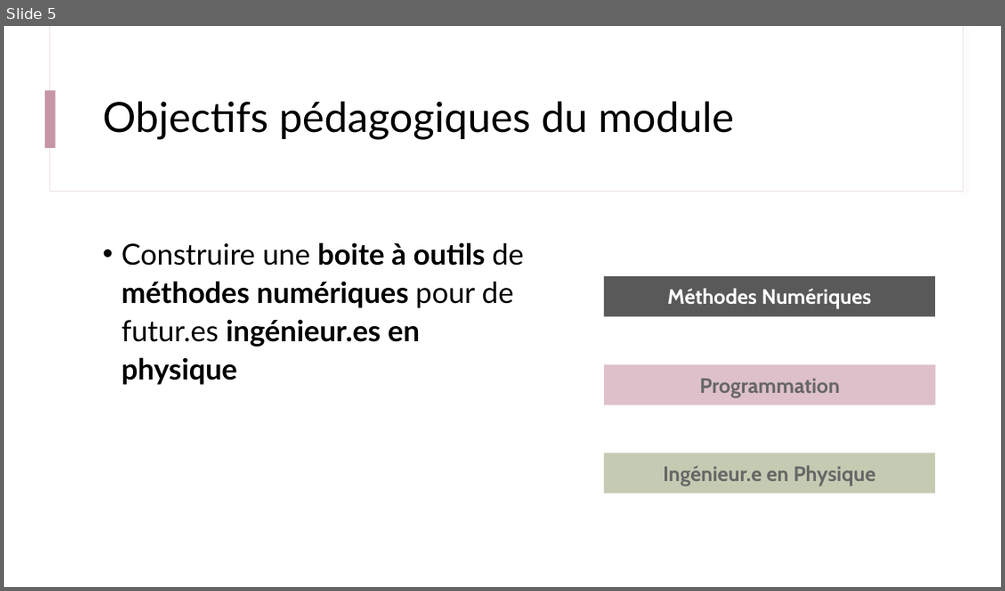
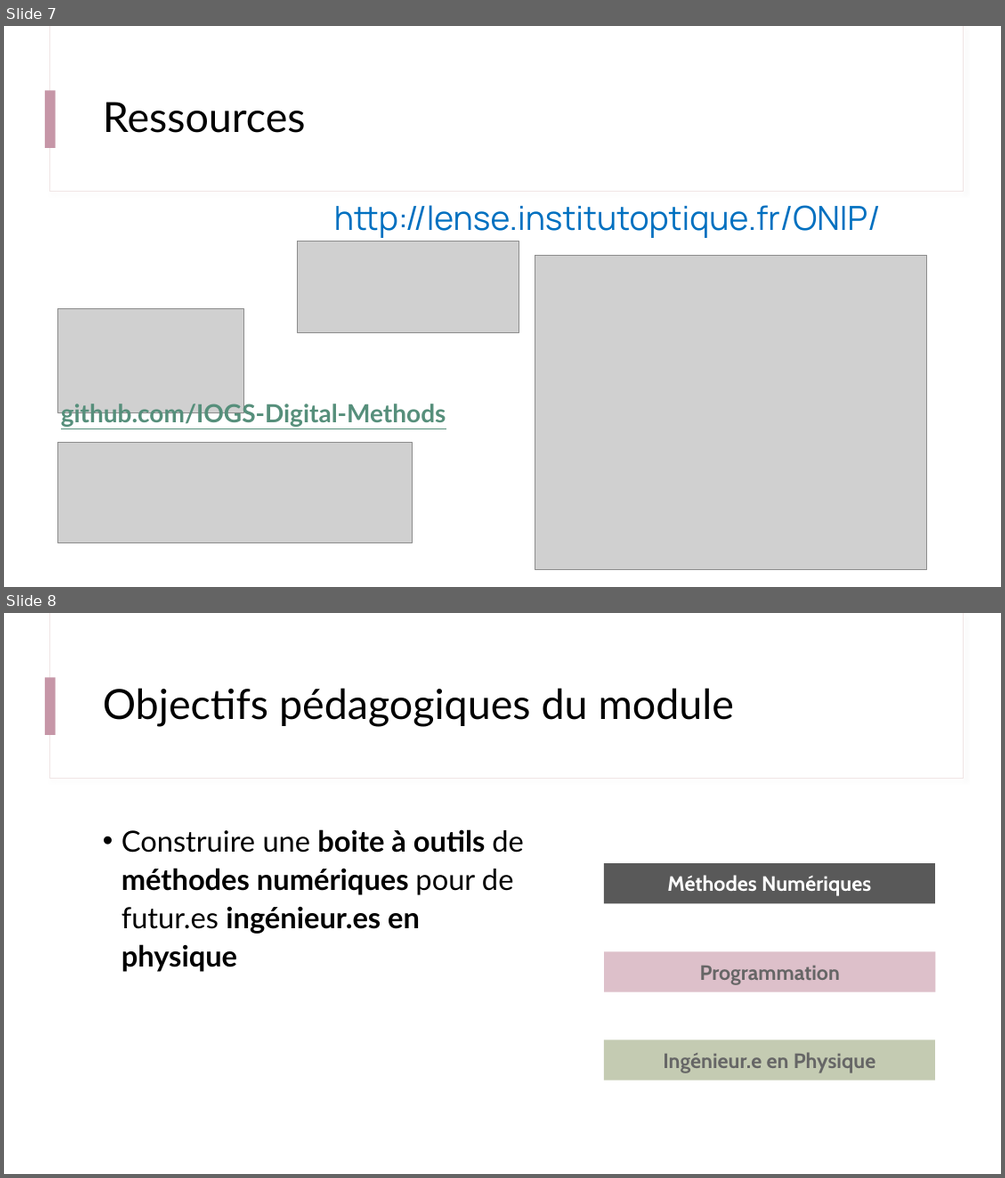
Before and after one commit to IOGS-Digital-Methods/semester-5, a slide deck: ONIP/onip_b0_intro/B0_0_Outils_Methodes.pptx. Shown one above the other, each under a label of ours: slide 5 before the commit, slides 7 and 8 after it. The pictures are 1005x591 and 1005x1178 pixels, drawn with LibreOffice and Linux fonts; fonts in the diff are those of the drawing; grey boxes stand for pictures. Boxes give left, top, right and bottom in pixels: in the first picture for what was removed or moved away, otherwise in the second. Text is boxed around its words. In the diff, an @@ line names an element or a change of style, - is before the commit and + after.

Commit message:
Update Intro CeTI / ONIP

```diff
--- a/ONIP/onip_b0_intro/B0_0_Outils_Methodes.pptx
+++ b/ONIP/onip_b0_intro/B0_0_Outils_Methodes.pptx
@@ slide 7 added at [4, 26, 1001, 587], background #FFFFFF; not listed: 3 template elements that a slide beside it also shows @@
@@ title added at [103, 102, 306, 133], 40 pt, text #000000 @@
+Ressources
@@ text added at [334, 205, 881, 238], 32 pt, text #0070C0 @@
+  http://lense.institutoptique.fr/ONIP/
@@ picture added at [297, 241, 519, 332] @@
@@ picture added at [535, 255, 927, 570] @@
@@ picture added at [57, 309, 243, 412] @@
@@ text added at [61, 400, 446, 426], 24 pt, text #568F7B, bold, underline @@
+  github.com/IOGS-Digital-Methods
@@ picture added at [57, 443, 412, 543] @@
@@ what was slide 5 is now slide 8 @@
```
Also in this commit, not shown: 2 other slides added, 4 other files.
